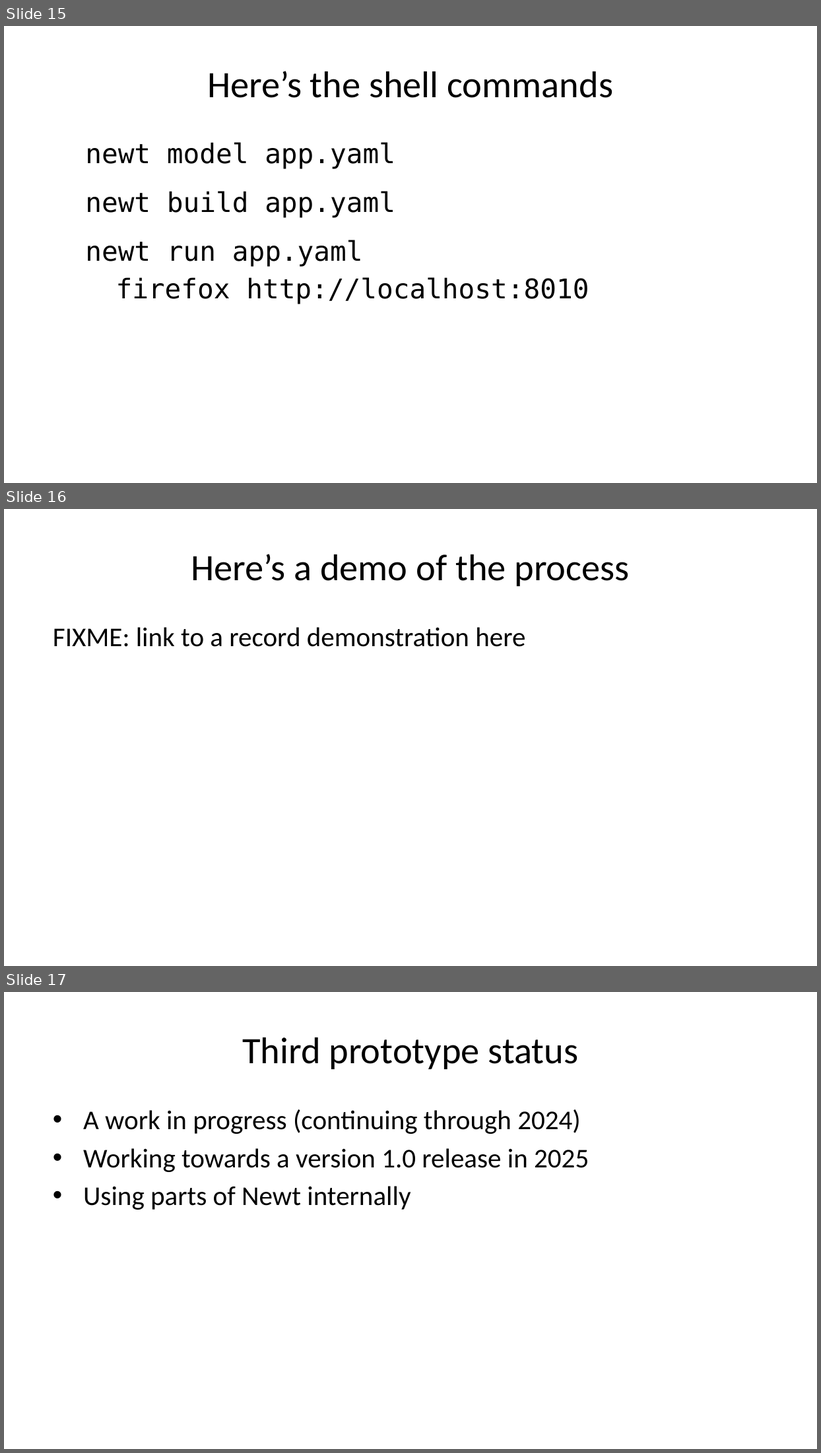
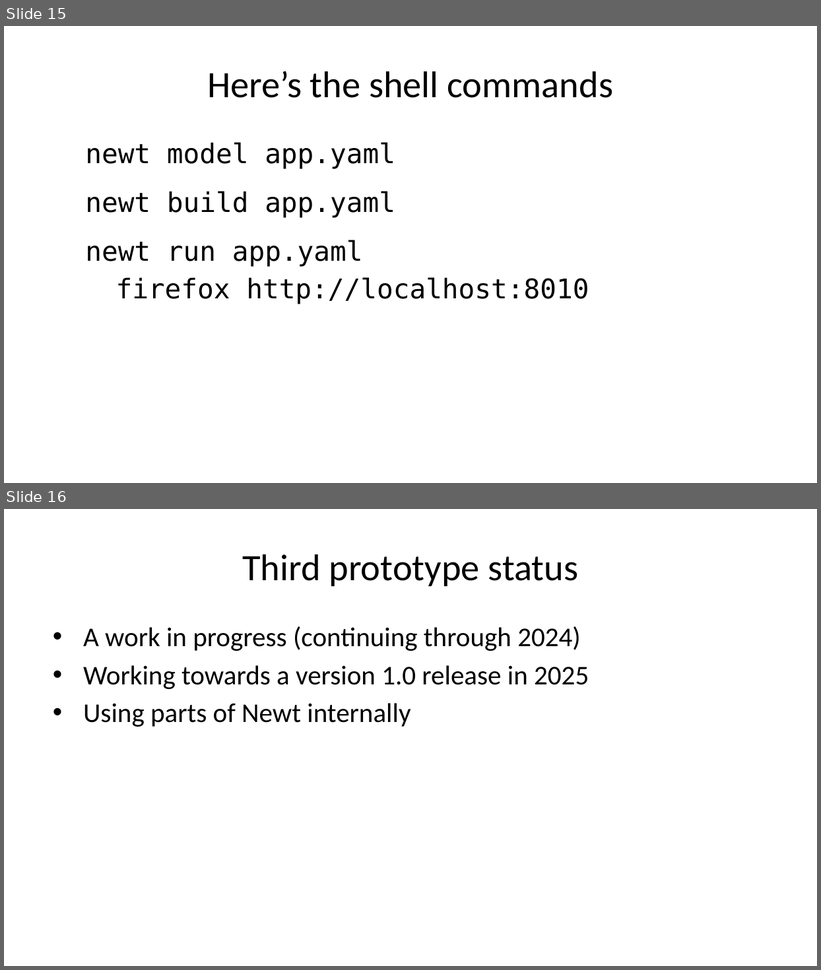
Before and after one commit to caltechlibrary/newt, a slide deck: presentation3/newt-p3.pptx. Shown one above the other, each under a label of ours: slides 15, 16 and 17 before the commit, slides 15 and 16 after it. The pictures are 821x1453 and 821x970 pixels, drawn with LibreOffice and Linux fonts; fonts in the diff are those of the drawing. Boxes give left, top, right and bottom in pixels: in the first picture for what was removed or moved away, otherwise in the second. Text is boxed around its words. In the diff, an @@ line names an element or a change of style, - is before the commit and + after.

```diff
--- a/presentation3/newt-p3.pptx
+++ b/presentation3/newt-p3.pptx
@@ slide 16 removed at (4,509,817,966), background #FFFFFF @@
@@ title removed at (191,554,629,586) @@
-Here’s a demo of the process
@@ text removed at (53,627,525,647) @@
-FIXME: link to a record demonstration here
@@ what was slide 17 is now slide 16 @@
```
Also in this commit, not shown: 1 slide changed, 3 other files.
